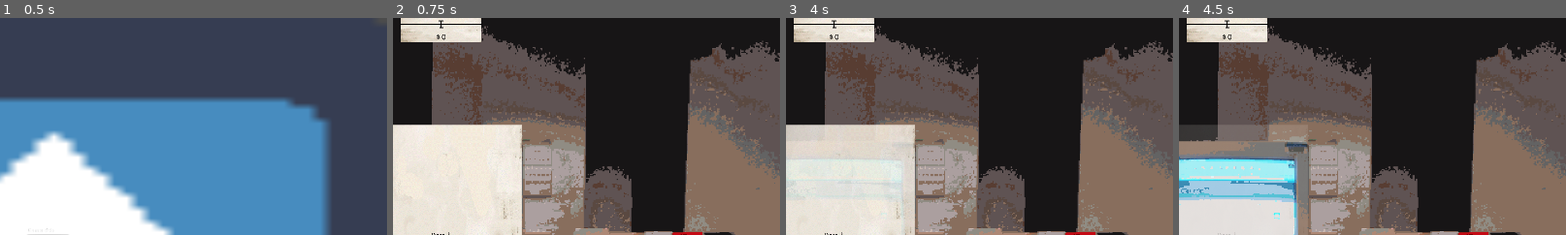
Above: before the commit, frames 1-4 (left to right).
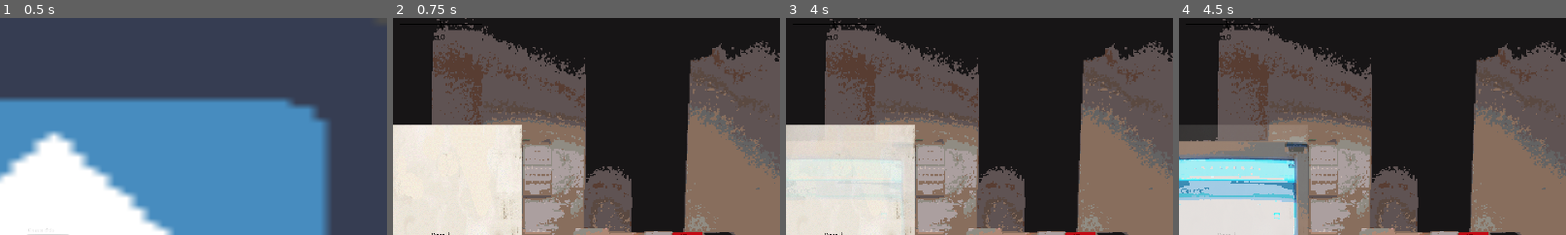
Above: after the commit, the same moments.

Repository: RisingThumb/GMTKJoinedTogether
Game: Godot game, scene res://Scenes/Title.tscn
Same seed, same stepped clock (60 frames per second), same inputs: the game is played once before the commit and once after it. The engine's default icon, where the game draws it, is replaced by a stand-in: a white triangle on a blue panel in a dark square.
Inputs:
- Up to frame 1 (0.5 s): no input
- Up to frame 2 (0.75 s): click "Play the game" at 0.5 s
- Up to frame 3 (4 s): tap Enter at 1.25, 2.75 s; tap Space at 2, 3.5 s
- Up to frame 4 (4.5 s): no input
The pictures show only the part of the screen within x 44-94%, y 0-50%; the shares and areas given below are measured in that part.

Frame 1 is identical in both runs. In frame 2, 2.2% of the frame differs, in the area x 2-23%, y 0-12%; in frame 3, 2.2%; in frame 4, 2.2%.

Commit message:
Added Pop up menus to theme.

Diff:
--- a/Scenes/Game.tscn
+++ b/Scenes/Game.tscn
@@ -7,9 +7,6 @@
 [ext_resource path="res://Themes/NewspaperTheme.tres" type="Theme" id=5]
 [ext_resource path="res://Themes/BodyText.tres" type="DynamicFont" id=6]
 [ext_resource path="res://Art/Background.png" type="Texture" id=7]
-[ext_resource path="res://Scripts/Billing.gd" type="Script" id=8]
-[ext_resource path="res://Fonts/JMH Typewriter.ttf" type="DynamicFontData" id=9]
-[ext_resource path="res://Themes/SymbolFont.tres" type="DynamicFont" id=10]
 
 [sub_resource type="Animation" id=1]
 resource_name = "AgencyPanelFadeOut"
@@ -323,11 +320,6 @@
 "values": [ Color( 1, 1, 1, 0 ), Color( 1, 1, 1, 1 ) ]
 }
 
-[sub_resource type="DynamicFont" id=6]
-size = 18
-outline_color = Color( 0, 0, 0, 1 )
-font_data = ExtResource( 9 )
-
 [node name="Game" type="Control"]
 anchor_right = 1.0
 anchor_bottom = 1.0
@@ -565,10 +557,6 @@
 margin_bottom = 275.0
 rect_min_size = Vector2( 400, 550 )
 theme = ExtResource( 5 )
-script = ExtResource( 8 )
-__meta__ = {
-"_edit_use_anchors_": false
-}
 
 [node name="CenterContainer" type="CenterContainer" parent="BillPanel"]
 anchor_right = 1.0
@@ -602,19 +590,19 @@
 "_edit_use_anchors_": false
 }
 
-[node name="CheckBill" type="CheckButton" parent="BillPanel/CenterContainer/VBoxContainer"]
+[node name="CheckBox" type="CheckButton" parent="BillPanel/CenterContainer/VBoxContainer"]
 margin_top = 44.0
 margin_right = 115.0
 margin_bottom = 76.0
 text = "Bills"
 
-[node name="CheckConnection" type="CheckButton" parent="BillPanel/CenterContainer/VBoxContainer"]
+[node name="CheckBox2" type="CheckButton" parent="BillPanel/CenterContainer/VBoxContainer"]
 margin_top = 80.0
 margin_right = 115.0
 margin_bottom = 112.0
 text = "Connections"
 
-[node name="CheckInterview" type="CheckButton" parent="BillPanel/CenterContainer/VBoxContainer"]
+[node name="CheckBox3" type="CheckButton" parent="BillPanel/CenterContainer/VBoxContainer"]
 margin_top = 116.0
 margin_right = 115.0
 margin_bottom = 148.0
@@ -658,7 +646,7 @@
 margin_top = 252.0
 margin_right = 115.0
 margin_bottom = 266.0
-text = "Pay"
+text = "MoneySorted"
 
 [node name="Fader" type="AnimationPlayer" parent="."]
 anims/AgencyPanelFadeOut = SubResource( 1 )
@@ -667,25 +655,12 @@
 anims/EventPanelFadeOut = SubResource( 4 )
 anims/NewspaperCreationPanelFadeOut = SubResource( 5 )
 
-[node name="BillPanel2" type="Panel" parent="."]
+[node name="Stats" type="VBoxContainer" parent="."]
 anchor_left = 0.5
 anchor_right = 0.5
 margin_left = -100.0
 margin_right = 100.0
 margin_bottom = 40.0
-rect_min_size = Vector2( 200, 60 )
-theme = ExtResource( 5 )
-script = ExtResource( 8 )
-__meta__ = {
-"_edit_use_anchors_": false
-}
-
-[node name="Stats" type="VBoxContainer" parent="BillPanel2"]
-anchor_left = 0.5
-anchor_right = 0.5
-margin_left = -100.0
-margin_right = 100.0
-margin_bottom = 60.0
 rect_min_size = Vector2( 200, 0 )
 theme = ExtResource( 5 )
 script = ExtResource( 4 )
@@ -693,34 +668,18 @@
 "_edit_use_anchors_": false
 }
 
-[node name="HSlider" type="HSlider" parent="BillPanel2/Stats"]
+[node name="HSlider" type="HSlider" parent="Stats"]
 margin_right = 200.0
 margin_bottom = 32.0
 min_value = -500.0
 max_value = 500.0
 editable = false
 
-[node name="HBoxContainer" type="HBoxContainer" parent="BillPanel2/Stats"]
+[node name="MoneyAmount" type="Label" parent="Stats"]
 margin_top = 36.0
 margin_right = 200.0
 margin_bottom = 60.0
-alignment = 1
-
-[node name="Symbol" type="Label" parent="BillPanel2/Stats/HBoxContainer"]
-margin_left = 88.0
-margin_top = 4.0
-margin_right = 98.0
-margin_bottom = 20.0
-custom_fonts/font = ExtResource( 10 )
-text = "$"
-align = 1
-
-[node name="MoneyAmount" type="Label" parent="BillPanel2/Stats/HBoxContainer"]
-margin_left = 102.0
-margin_right = 112.0
-margin_bottom = 24.0
-custom_fonts/font = SubResource( 6 )
-text = "0"
+text = "£0"
 align = 1
 [connection signal="pressed" from="EventPanel/CenterContainer/VBoxContainer/EventButton" to="." method="_on_EventButton_pressed"]
 [connection signal="item_selected" from="AgencyPanel/CenterContainer/OptionButton" to="." method="_on_OptionButton_item_selected"]
--- /dev/null
+++ b/Themes/LineSeperator.tres
@@ -0,0 +1,3 @@
+[gd_resource type="StyleBoxLine" format=2]
+
+[resource]
--- a/Themes/NewspaperTheme.tres
+++ b/Themes/NewspaperTheme.tres
@@ -8,6 +8,7 @@
 [ext_resource path="res://Art/Hover.png" type="Texture" id=6]
 [ext_resource path="res://Themes/UnderlineTextStyle.tres" type="StyleBox" id=7]
 [ext_resource path="res://Themes/BoxFlatTransparent.tres" type="StyleBox" id=8]
+[ext_resource path="res://Themes/LineSeperator.tres" type="StyleBox" id=9]
 
 [sub_resource type="StyleBoxFlat" id=6]
 bg_color = Color( 0.6, 0.6, 0.6, 0 )
@@ -86,21 +87,21 @@
 OptionButton/styles/normal = null
 OptionButton/styles/pressed = ExtResource( 8 )
 Panel/styles/panel = ExtResource( 1 )
-PopupMenu/colors/font_color = Color( 0.88, 0.88, 0.88, 1 )
+PopupMenu/colors/font_color = Color( 0, 0, 0, 1 )
 PopupMenu/colors/font_color_accel = Color( 0.7, 0.7, 0.7, 0.8 )
-PopupMenu/colors/font_color_disabled = Color( 0.4, 0.4, 0.4, 0.8 )
-PopupMenu/colors/font_color_hover = Color( 0.88, 0.88, 0.88, 1 )
+PopupMenu/colors/font_color_disabled = Color( 0, 0, 0, 0.8 )
+PopupMenu/colors/font_color_hover = Color( 0, 0, 0, 1 )
 PopupMenu/constants/hseparation = 4
 PopupMenu/constants/vseparation = 4
 PopupMenu/fonts/font = ExtResource( 4 )
-PopupMenu/icons/checked = null
-PopupMenu/icons/radio_checked = null
-PopupMenu/icons/radio_unchecked = null
+PopupMenu/icons/checked = ExtResource( 5 )
+PopupMenu/icons/radio_checked = ExtResource( 5 )
+PopupMenu/icons/radio_unchecked = ExtResource( 2 )
 PopupMenu/icons/submenu = null
-PopupMenu/icons/unchecked = null
+PopupMenu/icons/unchecked = ExtResource( 2 )
 PopupMenu/styles/hover = ExtResource( 7 )
-PopupMenu/styles/labeled_separator_left = null
-PopupMenu/styles/labeled_separator_right = null
-PopupMenu/styles/panel = null
-PopupMenu/styles/panel_disabled = null
-PopupMenu/styles/separator = null
+PopupMenu/styles/labeled_separator_left = ExtResource( 1 )
+PopupMenu/styles/labeled_separator_right = ExtResource( 1 )
+PopupMenu/styles/panel = ExtResource( 1 )
+PopupMenu/styles/panel_disabled = ExtResource( 1 )
+PopupMenu/styles/separator = ExtResource( 9 )
Binary file changed: Art/Checkbox.png
Binary file changed: Art/CheckboxChecked.png
Not shown: 1 places in Scenes/Game.tscn that only renumber resources
Not shown: 1 places in Themes/NewspaperTheme.tres that only renumber resources
